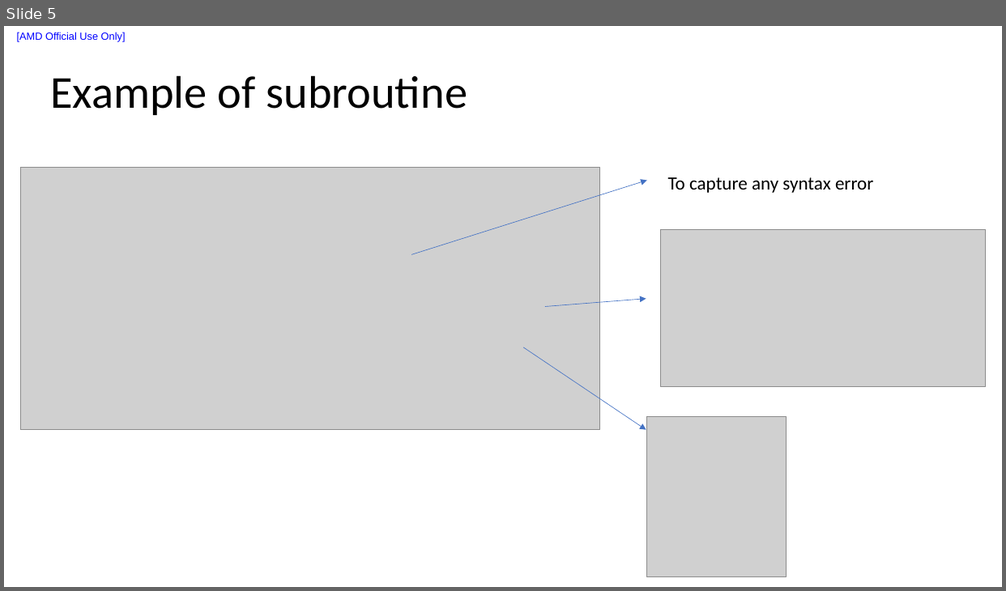
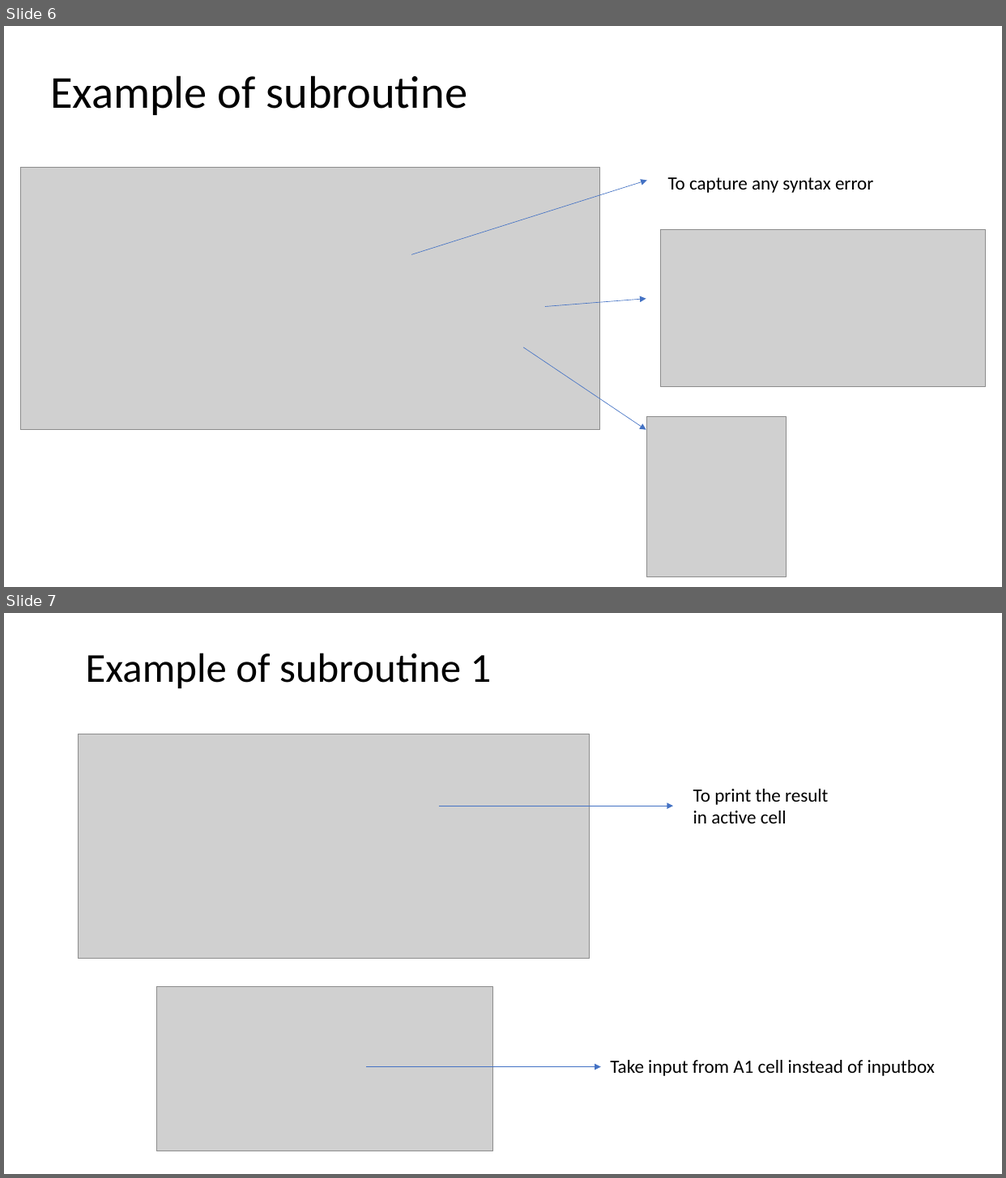
Before and after one commit to liuxu-github-ui/Excel, a slide deck: VBA.pptx. Shown one above the other, each under a label of ours: slide 5 before the commit, slides 6 and 7 after it. The pictures are 1006x591 and 1006x1178 pixels, drawn with LibreOffice and Linux fonts; fonts in the diff are those of the drawing; grey boxes stand for pictures. Boxes give left, top, right and bottom in pixels: in the first picture for what was removed or moved away, otherwise in the second. Text is boxed around its words. In the diff, an @@ line names an element or a change of style, - is before the commit and + after.

```diff
--- a/VBA.pptx
+++ b/VBA.pptx
@@ slide 7 added at (4, 613, 1002, 1174), background #FFFFFF @@
@@ title added at (86, 653, 492, 689), 39.6 pt, text #000000 @@
+Example of subroutine 1
@@ picture added at (78, 734, 590, 959) @@
@@ arrow added from (439, 806) to (673, 806), #4472C4 0.5 pt @@
@@ text added at (693, 789, 828, 824), 18 pt, text #000000 @@
+To print the result in active cell
@@ picture added at (157, 986, 493, 1152) @@
@@ arrow added from (366, 1067) to (601, 1067), #4472C4 0.5 pt @@
@@ text added at (610, 1060, 935, 1076), 18 pt, text #000000 @@
+Take input from A1 cell instead of inputbox
@@ what was slide 5 is now slide 6 @@
@@ slide 6 changed as well @@
@@ text removed at (17, 32, 126, 42) @@
-[AMD Official Use Only]
```
Also in this commit, not shown: 11 other slides changed, 4 other slides added, 1 slide removed, 37 other files.
